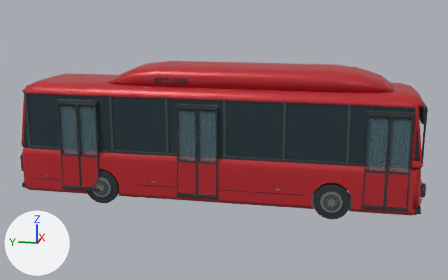
Renders of the Blender file source_blender/city_bus.blend from each side of a commit.
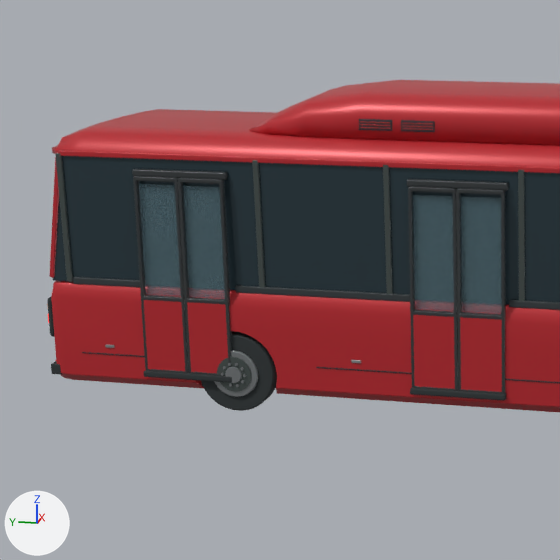
Old and new are each drawn whole from a 50 mm camera at (-16.1, -3.37, 5.64) aimed at (-0.03, -0.16, 1.62) and again close up on the part from 0% to 54% of the width and 9% to 96% of the height. The axes (+X, +Y, +Z) are drawn at lower left. The lights are the same throughout. The older version's two pictures come first.
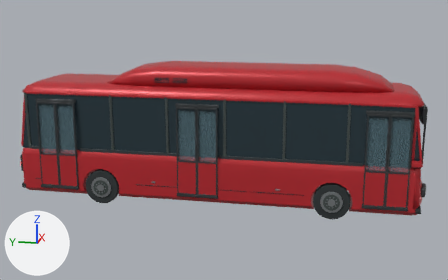
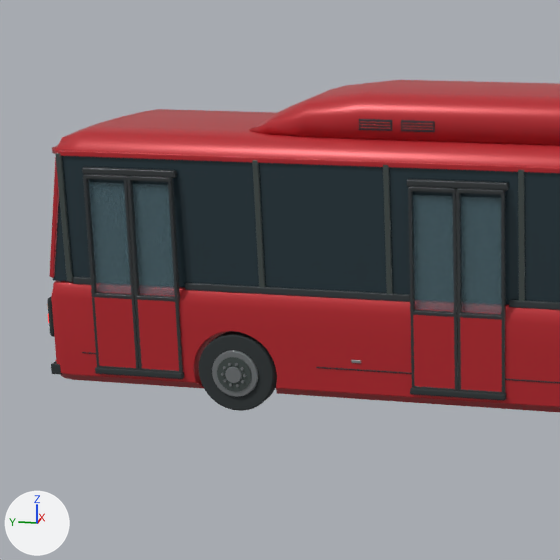
Commit message: Move the bus rear door clear of the wheel arch

What the commit changed:
Object 'Passenger door lower panel.004' (ob_passenger_door_lower_panel_004) moves from (-1.25, 3.233, 0.875) to (-1.25, 3.843, 0.875).
Object 'Passenger door tinted glazing.004' (ob_passenger_door_tinted_glazing_004) moves from (-1.203, 3.233, 1.98) to (-1.203, 3.843, 1.98).
Object 'Passenger door upright.008' (ob_passenger_door_upright_008) moves from (-1.237, 2.986, 1.57) to (-1.237, 3.596, 1.57).
Object 'Passenger door upright.009' (ob_passenger_door_upright_009) moves from (-1.237, 3.48, 1.57) to (-1.237, 4.09, 1.57).
Object 'Passenger door cross rail.012' (ob_passenger_door_cross_rail_012) moves from (-1.236, 3.233, 0.44) to (-1.236, 3.843, 0.44).
Object 'Passenger door cross rail.013' (ob_passenger_door_cross_rail_013) moves from (-1.236, 3.233, 1.31) to (-1.236, 3.843, 1.31).
Object 'Passenger door cross rail.014' (ob_passenger_door_cross_rail_014) moves from (-1.236, 3.233, 2.7) to (-1.236, 3.843, 2.7).
Object 'Passenger door lower panel.005' (ob_passenger_door_lower_panel_005) moves from (-1.25, 3.767, 0.875) to (-1.25, 4.377, 0.875).
Object 'Passenger door tinted glazing.005' (ob_passenger_door_tinted_glazing_005) moves from (-1.203, 3.767, 1.98) to (-1.203, 4.377, 1.98).
Object 'Passenger door upright.010' (ob_passenger_door_upright_010) moves from (-1.237, 3.52, 1.57) to (-1.237, 4.13, 1.57).
Object 'Passenger door upright.011' (ob_passenger_door_upright_011) moves from (-1.237, 4.014, 1.57) to (-1.237, 4.624, 1.57).
Object 'Passenger door cross rail.015' (ob_passenger_door_cross_rail_015) moves from (-1.236, 3.767, 0.44) to (-1.236, 4.377, 0.44).
Object 'Passenger door cross rail.016' (ob_passenger_door_cross_rail_016) moves from (-1.236, 3.767, 1.31) to (-1.236, 4.377, 1.31).
Object 'Passenger door cross rail.017' (ob_passenger_door_cross_rail_017) moves from (-1.236, 3.767, 2.7) to (-1.236, 4.377, 2.7).
Object 'Passenger door sill.002' (ob_passenger_door_sill_002) moves from (-1.25, 3.5, 0.405) to (-1.25, 4.11, 0.405).
Object 'Passenger doorway header.002' (ob_passenger_doorway_header_002) moves from (-1.19, 3.5, 2.755) to (-1.19, 4.11, 2.755).

What differs and where, as boxes (x1, y1, x2, y2) in the close-ups (560 x 560 px):
'Passenger door tinted glazing.004', moved
    before: (183, 186, 225, 299)
    after: (133, 184, 175, 297)
'Passenger door tinted glazing.005', moved
    before: (139, 184, 181, 297)
    after: (89, 182, 131, 294)
'Passenger door lower panel.005', moved
    before: (144, 300, 185, 371)
    after: (94, 297, 136, 368)
'Passenger door lower panel.004', moved
    before: (187, 302, 228, 373)
    after: (137, 300, 179, 371)
'Passenger door upright.008', moved
    before: (219, 180, 232, 368)
    after: (168, 178, 183, 373)
'Passenger door upright.011', moved
    before: (133, 177, 148, 371)
    after: (83, 175, 99, 367)
'Passenger door upright.009', moved
    before: (178, 179, 191, 373)
    after: (127, 177, 142, 370)
'Passenger door upright.010', moved
    before: (174, 179, 189, 373)
    after: (124, 176, 139, 370)
'Passenger doorway header.002', moved
    before: (132, 168, 228, 180)
    after: (82, 167, 177, 178)
'Passenger door sill.002', moved
    before: (144, 370, 232, 382)
    after: (95, 367, 184, 379)
'Passenger door cross rail.014', moved
    before: (178, 178, 223, 184)
    after: (128, 176, 171, 182)
'Passenger door cross rail.017', moved
    before: (134, 176, 178, 182)
    after: (84, 174, 127, 180)
'Passenger door cross rail.013', moved
    before: (187, 297, 225, 304)
    after: (137, 295, 175, 302)
'Passenger door cross rail.016', moved
    before: (143, 295, 181, 302)
    after: (94, 292, 132, 299)
'Passenger door cross rail.015', moved
    before: (148, 369, 186, 373)
    after: (99, 366, 136, 370)
'Passenger door cross rail.012', moved
    before: (191, 372, 218, 375)
    after: (142, 369, 179, 373)
